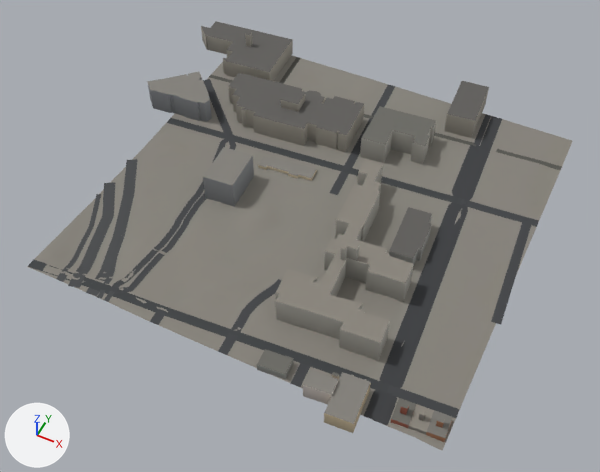
The glTF model public/tiles/sf/t0_6.glb as it was, and as the next commit left it.
The view is the same before and after, from a 50 mm lens placed at (548.0, -3902.0, 741.0), pointed at (245.0, -3298.0, -15.0). The axes (+X, +Y, +Z) are drawn at lower left. The lights are the same throughout. The first picture is the older version. Where no turn or scale is listed for an object, it has been applied to the vertices. Vertices at exactly the same position are counted once.

Names of what the first picture shows: 'buildings', 'freeways', 'ground', 'roads'.
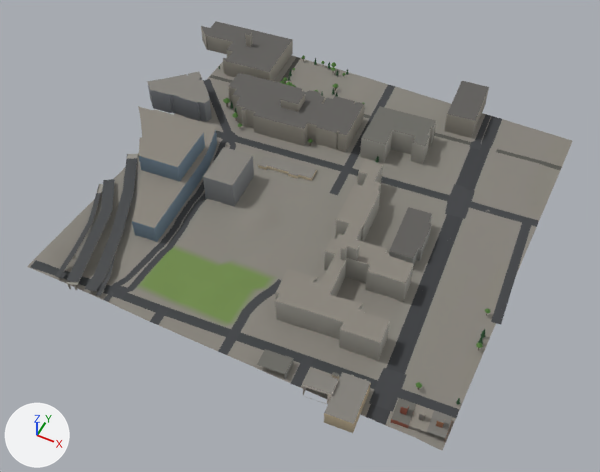
Changed parts and their boxes [x1, y1, x2, y2] in the pictures (600 x 472 px; the box of a moved part takes in the faces that stretch with it):
'buildings', reshaped: before [147, 21, 489, 442]; after [132, 21, 489, 440]
'roads', reshaped: before [28, 57, 562, 425]; after [31, 57, 562, 425]
'freeways', reshaped: before [56, 159, 137, 302]; after [55, 158, 137, 301]
'structures', added: after [64, 154, 138, 293]
part 1 of me_ground, recoloured (grey to green): [136, 244, 277, 327] in both
part 3 of me_freeways, moved or reshaped: before [113, 159, 137, 236]; after [112, 158, 137, 231]
part 4 of me_freeways, moved or reshaped: before [86, 235, 124, 296]; after [84, 230, 123, 292]
part 5 of me_freeways, moved or reshaped: before [56, 194, 101, 280]; after [55, 193, 101, 277]
part 6 of me_freeways, moved or reshaped: before [59, 274, 68, 282]; after [58, 272, 66, 279]
part 7 of me_freeways, moved or reshaped: before [68, 182, 115, 288]; after [67, 179, 115, 282]
part 8 of me_freeways, rebuilt: before [97, 236, 121, 299]; after [96, 253, 116, 296]
part 9 of me_buildings, added: after [132, 106, 217, 242]
part 10 of me_buildings, edited (looks the same): [150, 39, 489, 432] in both

Diff of the bpy script that builds the scene:
```diff
--- a/public/tiles/sf/t0_6.glb.py
+++ b/public/tiles/sf/t0_6.glb.py
@@ mat_structure @@
+mat_structure = bpy.data.materials.new('structure')
+mat_structure.use_nodes = True; mat_structure.node_tree.nodes.clear()
+_N = mat_structure.node_tree.nodes; _L = mat_structure.node_tree.links
+n0 = _N.new('ShaderNodeBsdfPrincipled'); n0.name = 'Principled BSDF'
+n0.inputs[2].default_value = 0.9  # 'Roughness'
+n1 = _N.new('ShaderNodeOutputMaterial'); n1.name = 'Material Output'
+n2 = _N.new('ShaderNodeVertexColor'); n2.name = 'Color Attribute'
+_L.new(n0.outputs[0], n1.inputs[0])  # 'BSDF' to 'Surface'
+_L.new(n2.outputs[0], n0.inputs[0])  # 'Color' to 'Base Color'
@@ me_ground @@
 me_ground.from_pydata(...)  # 2601 vertices, 5000 faces; spans x -250.0..250.0, y -250.0..250.0, z 1.0..13.0
+# me_ground part 1: 222 faces centred in x -127.0..7.0, y -217.0..-133.0, z 5.0..9.0 are repainted in the vertex colours; the middle colour goes from grey #88847c to green #708a4b
 me_ground.materials.append(mat_ground)
@@ me_roads @@
-me_roads.from_pydata(...)  # 1300 vertices, 1254 faces; spans x -254.0..255.0, y -251.0..251.0, z 2.0..13.0
+me_roads.from_pydata(...)  # 4980 vertices, 7529 faces; spans x -254.0..255.0, y -250.0..251.0, z 1.0..13.0
+# me_roads part 2: 21 vertices moved within x -174.0..207.0, y -250.0..249.0, z 4.0..9.0; 832 vertices removed from x -250.0..255.0, y -251.0..248.0, z 2.0..13.0; 4512 vertices added at x -253.0..255.0, y -250.0..250.0, z 1.0..13.0
 me_roads.materials.append(mat_road)
@@ me_freeways @@
-me_freeways.from_pydata(...)  # 200 vertices, 186 faces; spans x -256.0..-139.0, y -252.0..-38.0, z 4.0..13.0
+me_freeways.from_pydata(...)  # 215 vertices, 204 faces; spans x -256.0..-139.0, y -252.0..-38.0, z 6.0..22.0
+# me_freeways part 3: the loose piece of 38 vertices spanning x -256.0..-183.0, y -162.0..-38.0, z 4.0..5.0 is multiplied about its middle by the matrix ((0.999, 0.0, -0.044), (0.002, 0.999, 0.041), (0.044, -0.041, 0.998)), then moved by (0.0, 0.0, 5.0)
+# me_freeways part 4: the loose piece of 30 vertices spanning x -195.0..-155.0, y -251.0..-157.0, z 5.0..12.0 is multiplied about its middle by the matrix ((1.0, 0.0, 0.0), (0.0, 1.0, 0.0), (0.017, -0.058, 0.002)), then moved by (0.0, 0.0, 8.0)
+# me_freeways part 5: the loose piece of 42 vertices spanning x -253.0..-203.0, y -251.0..-112.0, z 5.0..13.0 is multiplied about its middle by the matrix ((1.0, 0.0, 0.0), (0.0, 1.0, 0.0), (0.02, -0.079, -0.123)), then moved by (0.0, 0.0, 4.0)
+# me_freeways part 6: the loose piece of 6 vertices spanning x -207.0..-199.0, y -250.0..-240.0, z 13.0 is moved by (0.0, 0.0, 5.0)
+# me_freeways part 7: the loose piece of 50 vertices spanning x -256.0..-178.0, y -252.0..-87.0, z 5.0..13.0 is multiplied about its middle by the matrix ((1.0, 0.0, 0.0), (0.0, 1.0, 0.0), (0.023, -0.056, -0.004)), then moved by (0.0, 0.0, 8.0)
+# me_freeways part 8: the loose piece of 28 vertices spanning x -191.0..-148.0, y -251.0..-158.0, z 5.0..12.0 is rebuilt with 28 vertices and now spans x -191.0..-148.0, y -251.0..-158.0, z 13.0..17.0
+# other edits to the shape of me_freeways do not show in these pictures
 me_freeways.materials.append(mat_freeway)
@@ me_buildings @@
-me_buildings.from_pydata(...)  # 523 vertices, 740 faces; spans x -305.0..249.0, y -274.0..270.0, z 4.0..58.0
+me_buildings.from_pydata(...)  # 619 vertices, 868 faces; spans x -305.0..249.0, y -274.0..270.0, z 4.0..58.0
+# me_buildings part 9: a new loose piece of 62 vertices spanning x -282.0..-142.0, y -150.0..38.0, z 4.0..54.0, in mat_building
+# me_buildings part 10: 180 kept faces spanning x -291.0..249.0, y -274.0..270.0, z 4.0..41.0 get new vertex colours
+# other edits to the shape of me_buildings do not show in these pictures
 me_buildings.materials.append(mat_building)
@@ ob_structures @@
+ob_structures = bpy.data.objects.new('structures', me_structures)  # 216 vertices, 250 faces; spans x -262.0..-149.0, y -255.0..-29.0, z 4.0..22.0
+ob_structures.location = (250.0, -3250.0, 0.0)
```
